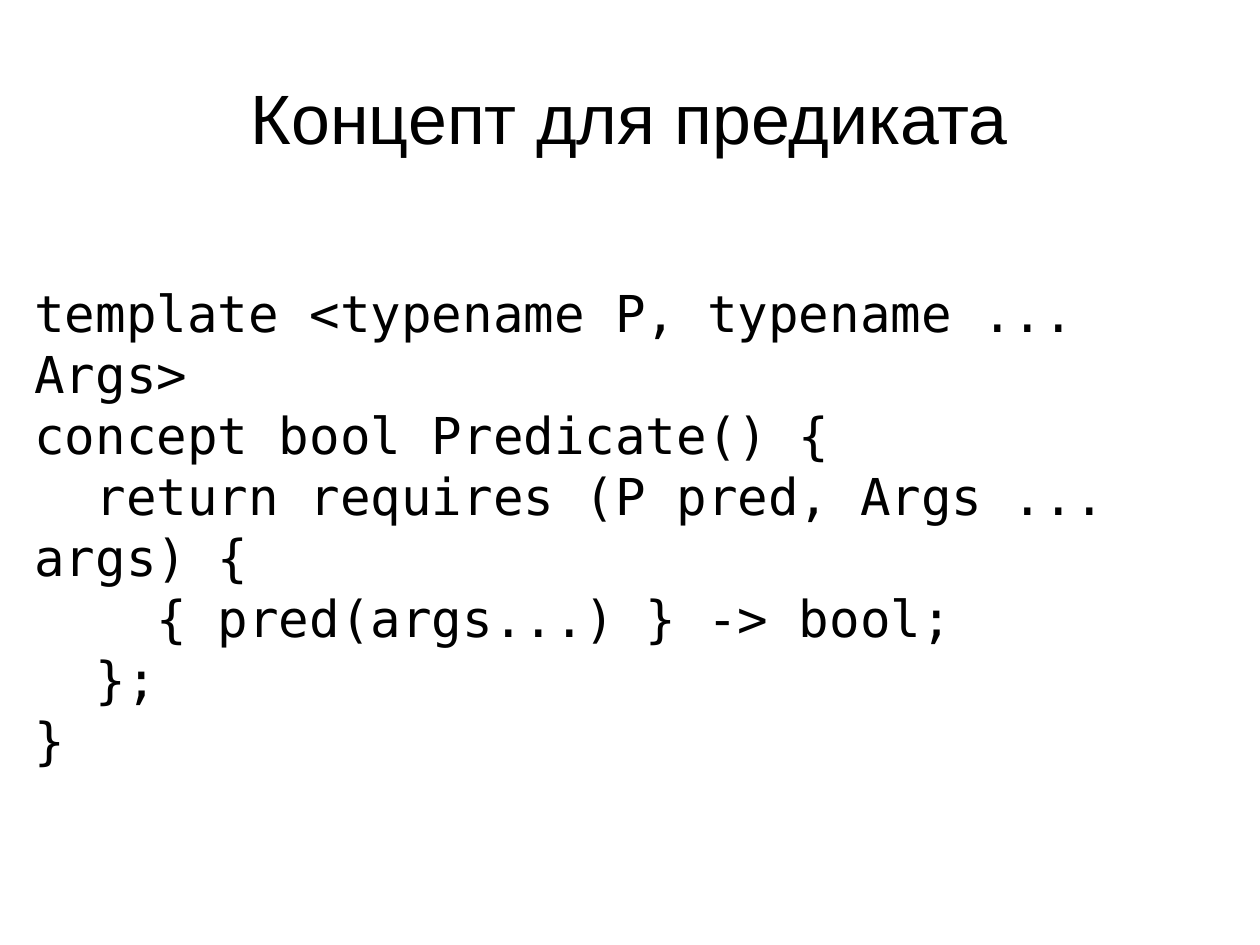
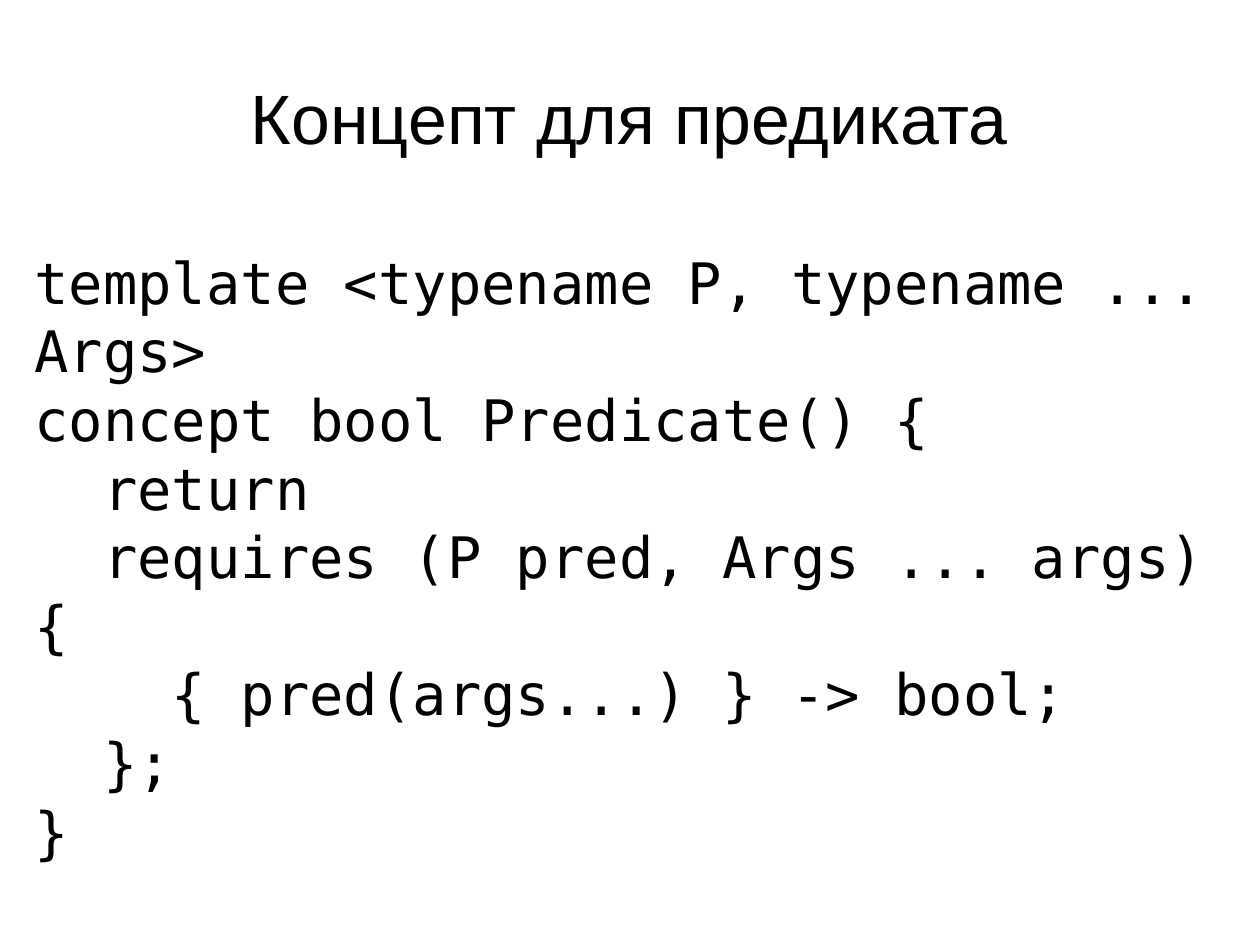
Before and after one commit to MIPT-ILab/cpp-lects-rus, a slide deck: slide 55 of cpp_code/concepts-talk/concepts.odp (slide 49 before the commit). Drawn at 1260x945 pixels with LibreOffice and Linux fonts; fonts in the diff are those of the drawing. Boxes give left, top, right and bottom in pixels: in the first picture for what was removed or moved away, otherwise in the second. Text is boxed around its words. In the diff, an @@ line names an element or a change of style, - is before the commit and + after.

```diff
--- a/cpp_code/concepts-talk/concepts.odp
+++ b/cpp_code/concepts-talk/concepts.odp
@@ subtitle at (34, 260, 1066, 727): size 32 to 36 pt in "template <typename P, typename ... Args>", "concept bool Predicate() {", "{ pred(args...) } -> bool;", "};" and 1 more places @@
@@ subtitle at (103, 470, 1204, 590): text changed; size 32 to 36 pt @@
-return requires (P pred, Args ... args) {
+return
+requires (P pred, Args ... args) {
```
Also in this commit, not shown: 29 other slides changed, 16 slides added, 2 slides removed, 2 other files.
